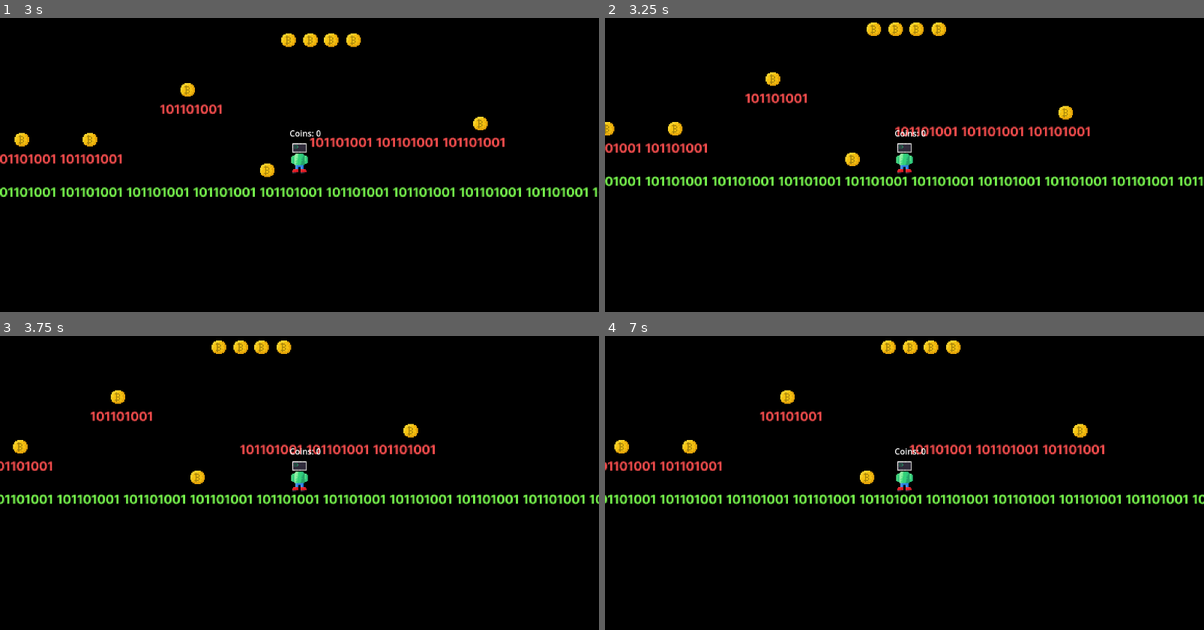
Above: before the commit, frames 1-4 (two rows, left to right).
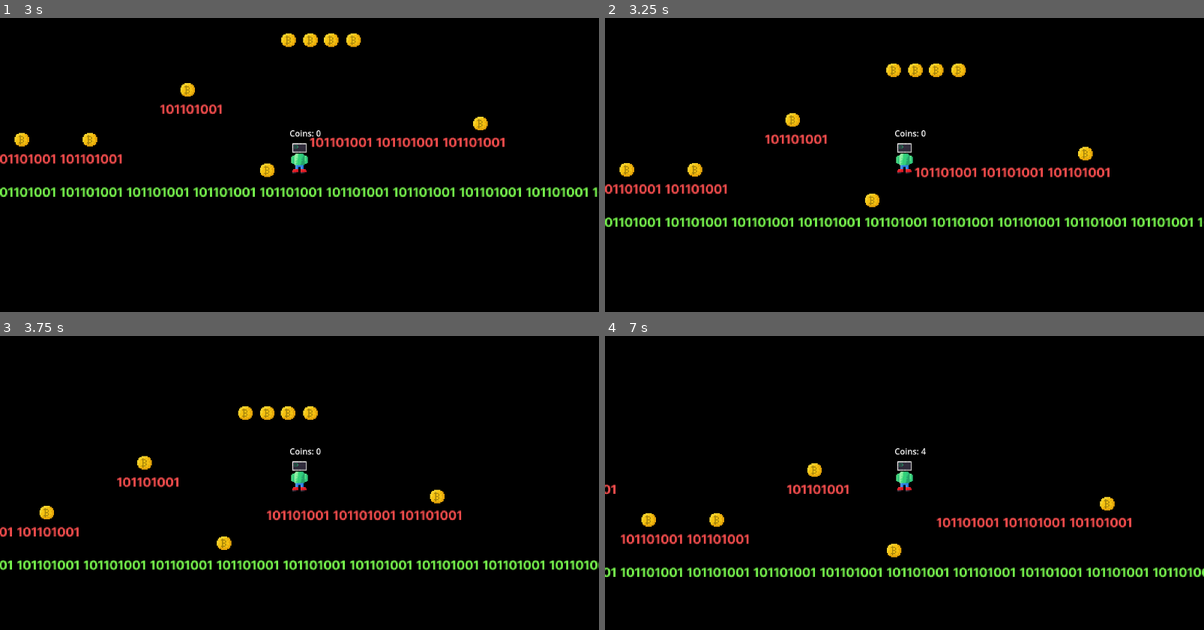
Above: after the commit, the same moments.

Repository: L0UARN/computerman
Game: Godot game, scene res://scenes/level.tscn
The game is run twice, just before and just after one commit, with the same random seed, the same clock (stepped at 60 frames per second) and the same inputs.
Inputs:
- Up to frame 1 (3 s): tap Enter at 0.5 s; hold D (MoveRight) 0.53-2.03 s; tap Up (Jump) at 0.77, 1.52 s; hold A (MoveLeft) 2.03-2.78 s; hold D (MoveRight) from 2.78 s (still down)
- Up to frame 2 (3.25 s): keep holding D (MoveRight); tap Up (Jump) at 3.02 s
- Up to frame 3 (3.75 s): keep holding D (MoveRight)
- Up to frame 4 (7 s): tap Up (Jump) at 3.77, 4.52, 6.02, 6.77 s; release D (MoveRight) at 4.28 s; hold A (MoveLeft) 4.28-5.03 s; hold D (MoveRight) 5.03-5.78 s; hold A (MoveLeft) from 5.78 s (still down)

Frame 1 is identical in both runs. In frame 2, 8.5% of the frame differs, in the area x 0-100%, y 1-72%; in frame 3, 8.1%; in frame 4, 8.3%.

Commit message:
Fixed the coin

Diff:
--- a/scenes/character.tscn
+++ b/scenes/character.tscn
@@ -4,7 +4,7 @@
 [ext_resource type="Texture2D" uid="uid://w15210hwdw8f" path="res://sprites/Character.png" id="1_q8d8y"]
 
 [sub_resource type="RectangleShape2D" id="RectangleShape2D_kovo7"]
-size = Vector2(32, 58)
+size = Vector2(32, 64)
 
 [node name="Character" type="CharacterBody2D"]
 script = ExtResource("1_autae")
@@ -15,7 +15,6 @@
 texture = ExtResource("1_q8d8y")
 
 [node name="CollisionShape2D" type="CollisionShape2D" parent="."]
-position = Vector2(0, 3)
 shape = SubResource("RectangleShape2D_kovo7")
 
 [node name="Camera2D" type="Camera2D" parent="."]
--- a/scenes/coin.gd
+++ b/scenes/coin.gd
@@ -17,3 +17,5 @@
 	if body is Character:
 		# If it is, we add coins to the character
 		body.add_coins(value)
+		# And then we delete the coin
+		queue_free()
